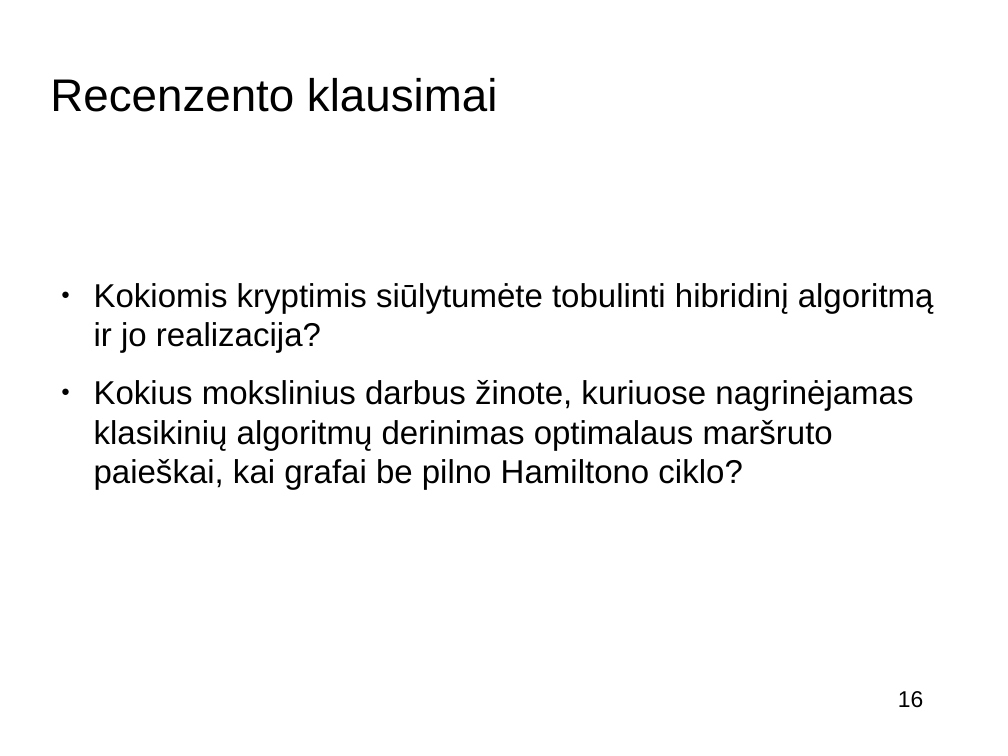
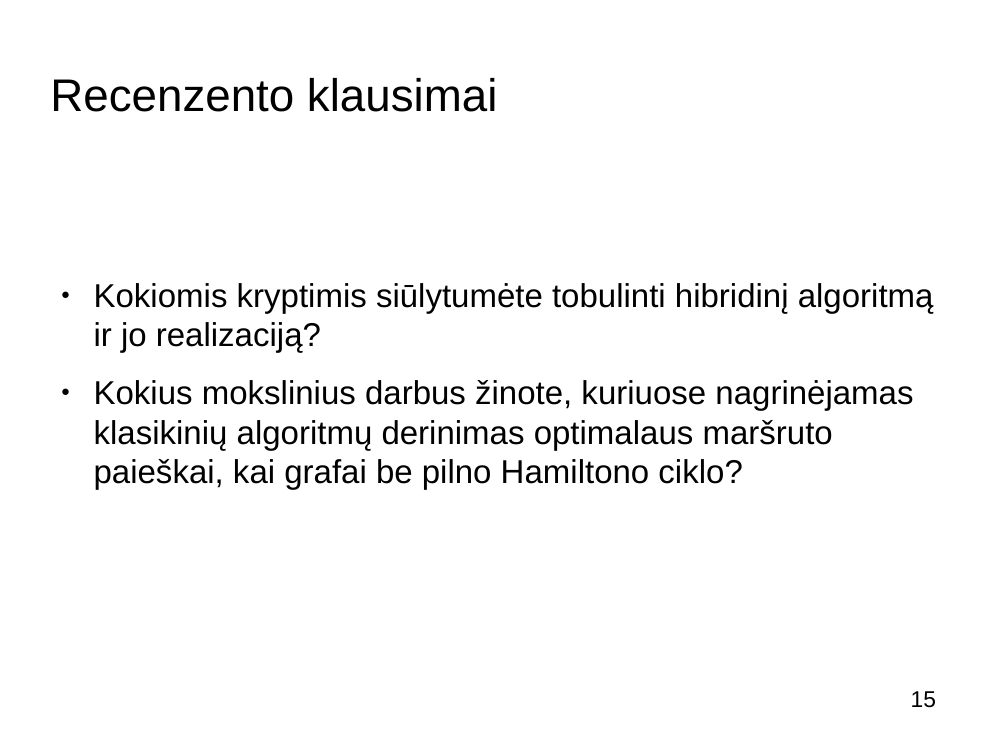
Before and after one commit to buz-zard/_archive, a slide deck: slide 15 of final-thesis/doc/presentation_[K.Š.].odp (slide 16 before the commit). Drawn at 1008x756 pixels with LibreOffice and Linux fonts; fonts in the diff are those of the drawing; background and template pictures are left out. Boxes give left, top, right and bottom in pixels: in the first picture for what was removed or moved away, otherwise in the second. Text is boxed around its words. In the diff, an @@ line names an element or a change of style, - is before the commit and + after.

```diff
--- a/final-thesis/doc/presentation_[K.Š.].odp
+++ b/final-thesis/doc/presentation_[K.Š.].odp
@@ text at [94,283,934,353]: text changed @@
-● Kokiomis kryptimis siūlytumėte tobulinti hibridinį algoritmą ir jo realizacija?
+● Kokiomis kryptimis siūlytumėte tobulinti hibridinį algoritmą ir jo realizaciją?
@@ page number removed at [898,691,923,708] @@
-16
@@ page number added at [911,691,936,708], 18 pt, text #000000 @@
+15
```
Also in this commit, not shown: 7 other slides changed, 1 other file.
